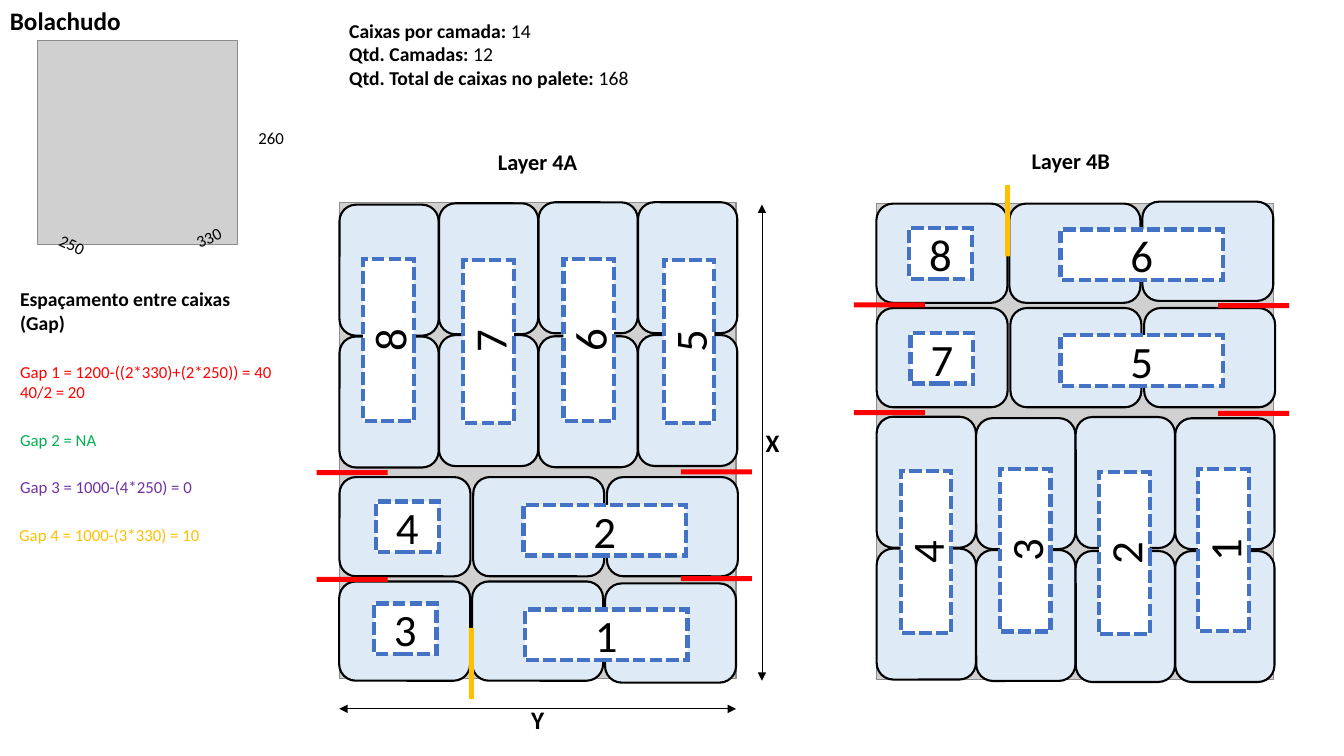
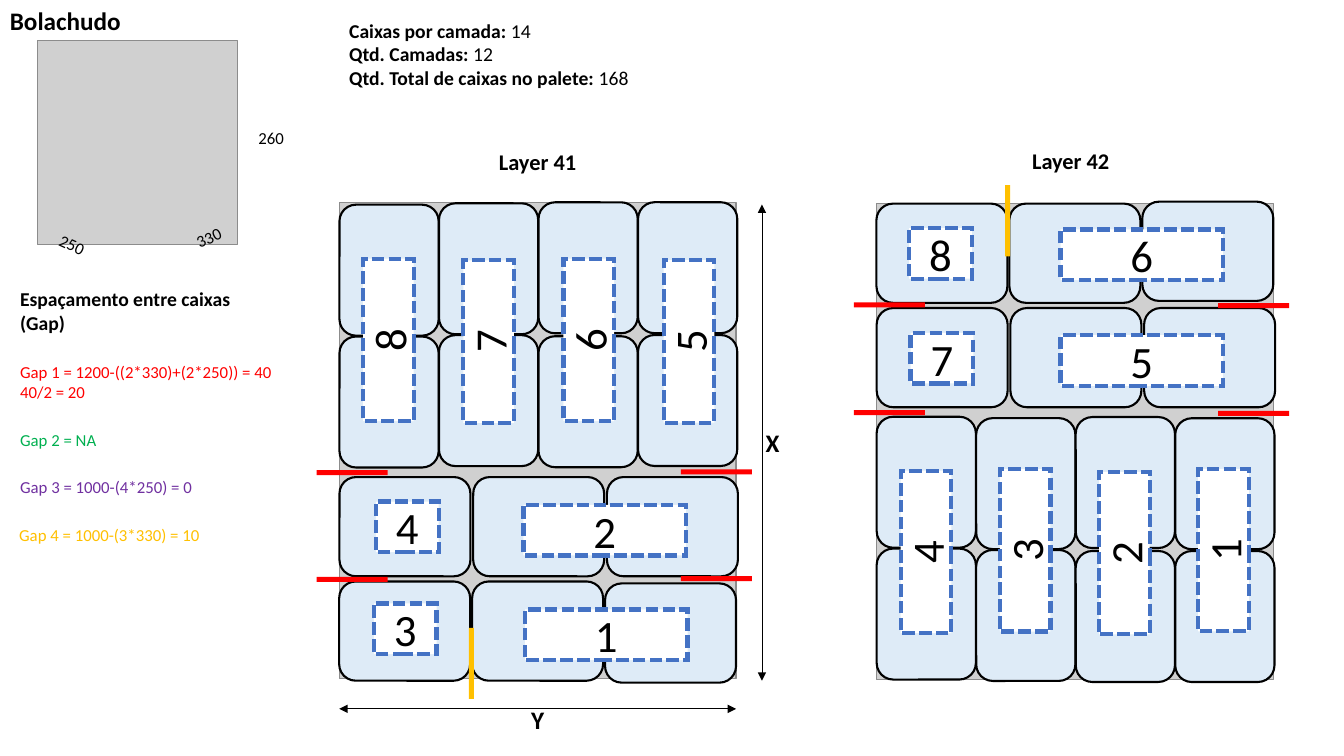
Before and after one commit to ptiago/ABB, a slide deck: slide 5 of Paletização_v1/Descritivo de produto.pptx. Drawn at 1344x756 pixels with LibreOffice and Linux fonts; fonts in the diff are those of the drawing; grey boxes stand for pictures. Boxes give left, top, right and bottom in pixels: in the first picture for what was removed or moved away, otherwise in the second. Text is boxed around its words. In the diff, an @@ line names an element or a change of style, - is before the commit and + after.

```diff
--- a/Paletização_v1/Descritivo de produto.pptx
+++ b/Paletização_v1/Descritivo de produto.pptx
@@ text at (x1=499, y1=155, x2=577, y2=174): text changed @@
-Layer 4A
+Layer 41
@@ text at (x1=1032, y1=154, x2=1110, y2=173): text changed @@
-Layer 4B
+Layer 42
```
Also in this commit, not shown: 3 other slides changed, 3 other files.
